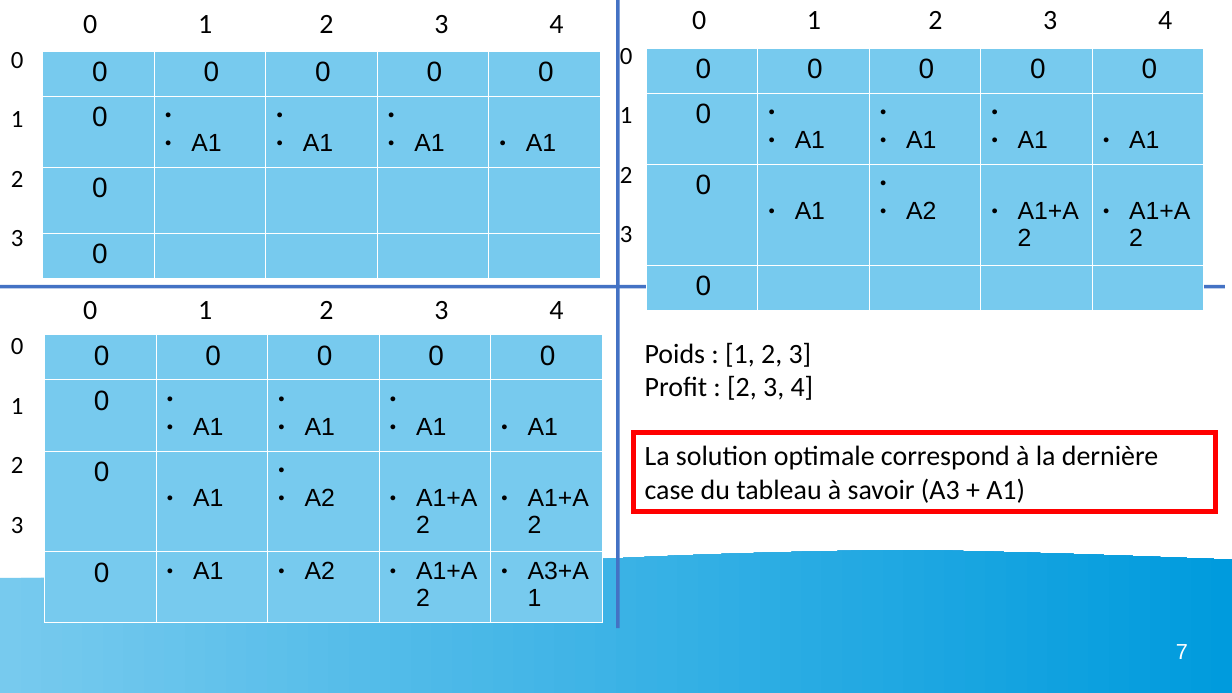
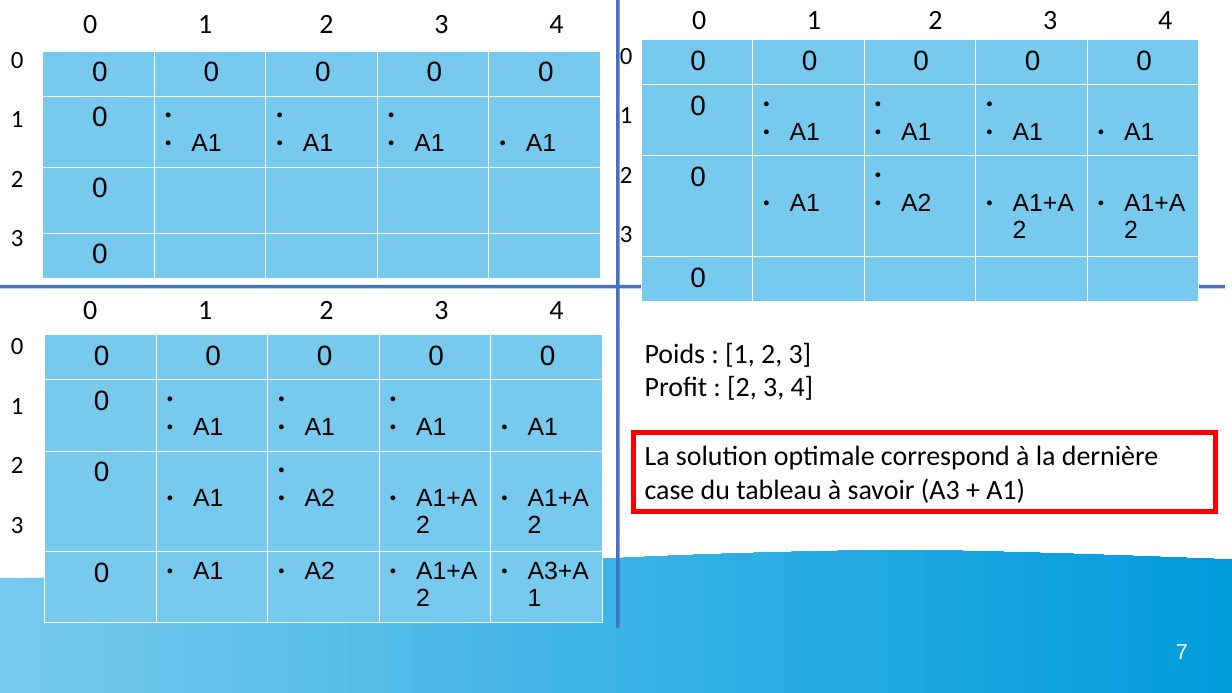
Before and after one commit to matthieu0guim/P7_Matthieu_Guimard, a slide deck: slide 7 of presentation sienna/présentation sienna.odp. Drawn at 1232x693 pixels with LibreOffice and Linux fonts; fonts in the diff are those of the drawing. Boxes give left, top, right and bottom in pixels: in the first picture for what was removed or moved away, otherwise in the second. Text is boxed around its words. In the diff, an @@ line names an element or a change of style, - is before the commit and + after.

```diff
--- a/presentation sienna/présentation sienna.odp
+++ b/presentation sienna/présentation sienna.odp
@@ table: place and size @@
-table at <box>646,48,1205,310</box>
+table at <box>641,39,1200,301</box>
```
Also in this commit, not shown: 2 other slides changed, 4 other files.
